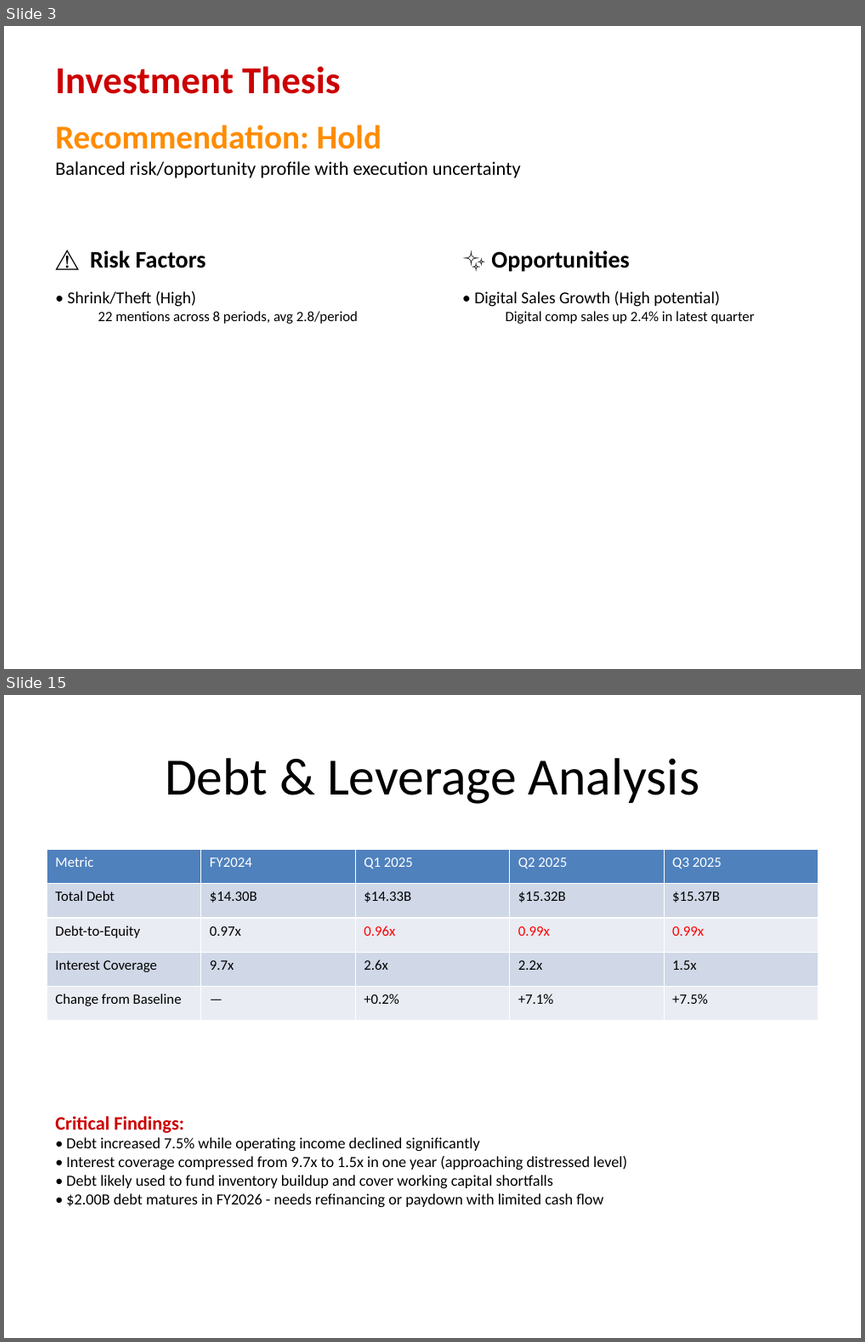
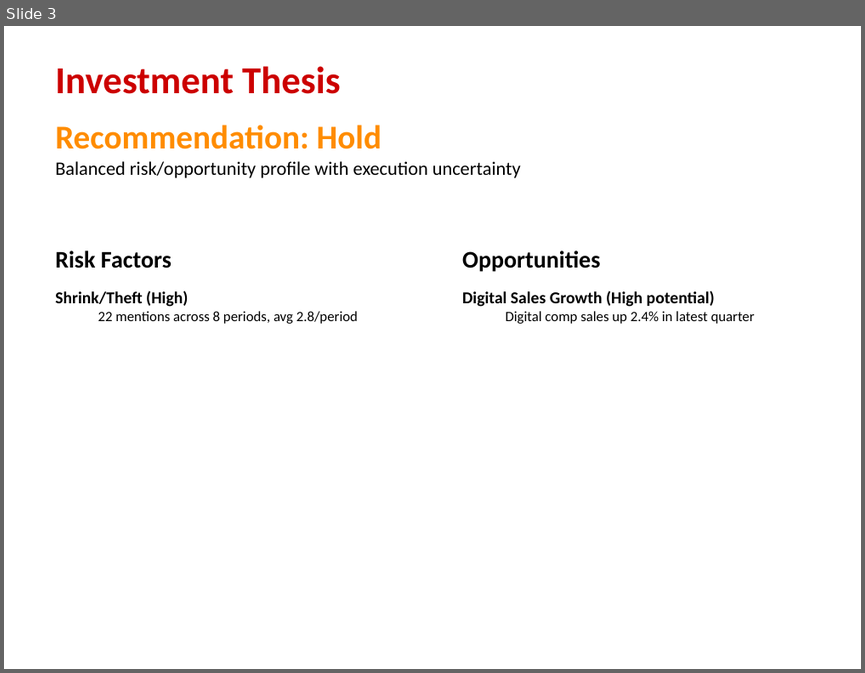
Before and after one commit to Alexander-Lombardo/financial-analyst-project, a slide deck: output/Target_Financial_Analysis.pptx. Shown one above the other, each under a label of ours: slides 3 and 15 before the commit, slide 3 after it; the slides between them are not shown. The pictures are 865x1342 and 865x673 pixels, drawn with LibreOffice and Linux fonts; fonts in the diff are those of the drawing. Boxes give left, top, right and bottom in pixels: in the first picture for what was removed or moved away, otherwise in the second. Text is boxed around its words. In the diff, an @@ line names an element or a change of style, - is before the commit and + after.

```diff
--- a/output/Target_Financial_Analysis.pptx
+++ b/output/Target_Financial_Analysis.pptx
@@ slide 15 removed at <box>4,695,861,1338</box>, background #FFFFFF @@
@@ title removed at <box>165,758,699,804</box> @@
-Debt & Leverage Analysis
@@ table removed at <box>46,849,818,1021</box>, 5 rows, 5 columns @@
-Metric | FY2024 | Q1 2025 | Q2 2025 | Q3 2025
-Total Debt | $14.30B | $14.33B | $15.32B | $15.37B
-Debt-to-Equity | 0.97x | 0.96x | 0.99x | 0.99x
-Interest Coverage | 9.7x | 2.6x | 2.2x | 1.5x
-Change from Baseline | — | +0.2% | +7.1% | +7.5%
@@ text removed at <box>55,1116,627,1207</box> @@
-Critical Findings:
-• Debt increased 7.5% while operating income declined significantly
-• Interest coverage compressed from 9.7x to 1.5x in one year (approaching distressed level)
-• Debt likely used to fund inventory buildup and cover working capital shortfalls
-• $2.00B debt matures in FY2026 - needs refinancing or paydown with limited cash flow
@@ slide 3 changed as well @@
@@ text at <box>55,250,188,306</box>: text changed; bold on @@
-⚠️ Risk Factors
-• Shrink/Theft (High)
+Risk Factors
+Shrink/Theft (High)
@@ text at <box>462,250,715,306</box>: text changed; bold on @@
-✨ Opportunities
-• Digital Sales Growth (High potential)
+Opportunities
+Digital Sales Growth (High potential)
```
Also in this commit, not shown: 1 other slide changed, 30 slides added, 13 other slides removed, 51 other files.
